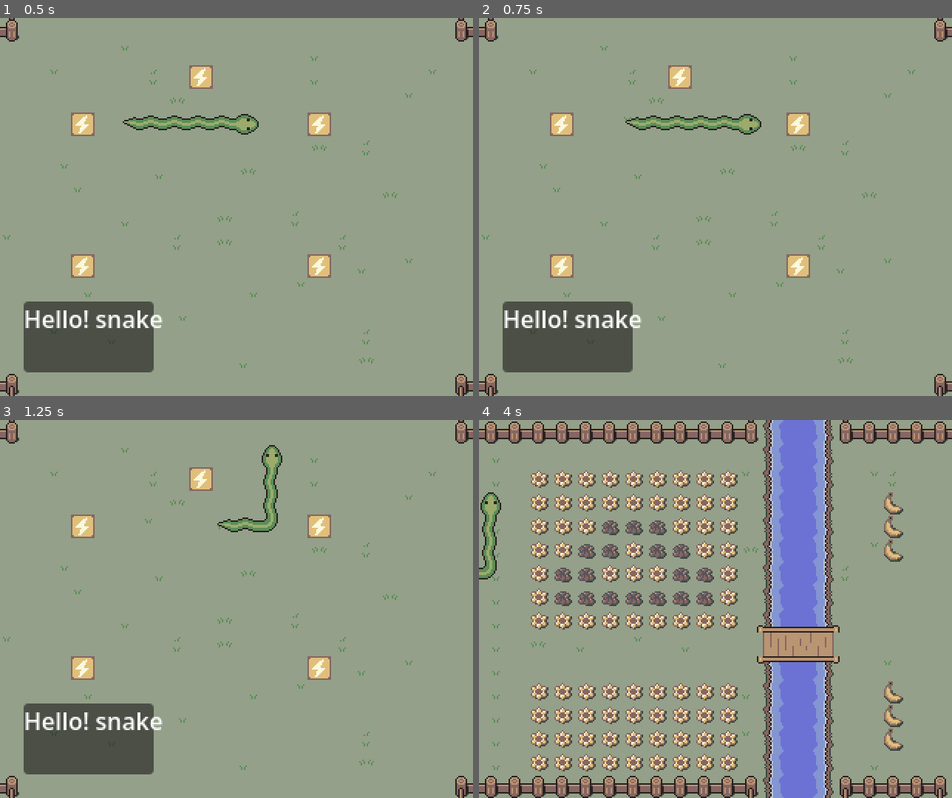
Above: before the commit, frames 1-4 (two rows, left to right).
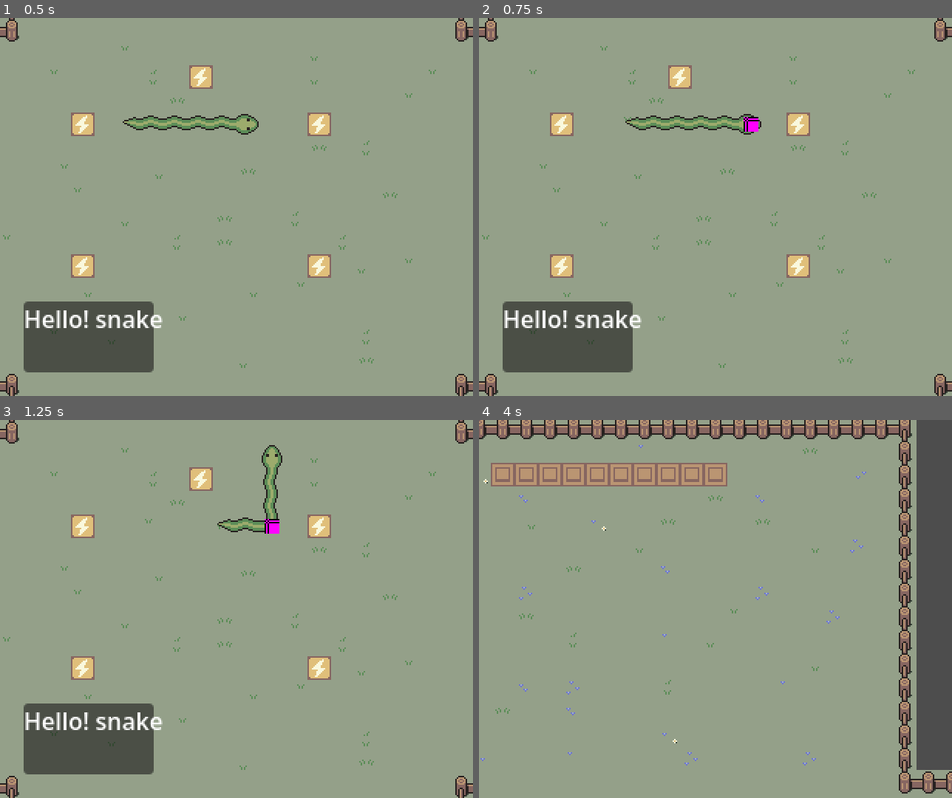
Above: after the commit, the same moments.

Repository: kalgynirae/ld59
Game: Godot game, scene res://scenes/game.tscn
Two runs of this game, one before a commit and one after it. Both use one fixed random seed, a clock stepped at 60 frames per second and the inputs below.
Inputs:
- Up to frame 1 (0.5 s): no input
- Up to frame 2 (0.75 s): hold L (move_right) from 0.53 s (still down); tap K (die, bound only after the commit) at 0.6 s
- Up to frame 3 (1.25 s): keep holding L (move_right)
- Up to frame 4 (4 s): release L (move_right) at 1.28 s; hold J (move_down) 1.28-2.03 s; tap one key every 0.75 s from 1.35 s: D (die, bound only before the commit) E (extend) R (retract) K (die, bound only after the commit); hold L (move_right) 2.03-2.78 s; hold = (speed_up) 2.78-3.53 s; hold H (move_left) from 3.53 s (still down)

Frame 1 is identical in both runs. In frame 2, 0.1% of the frame differs, in the area x 55-60%, y 26-31%; in frame 3, 0.1%; in frame 4, 45%, in the area x 0-100%, y 0-100%.

Commit message:
Support WASD movement

Diff:
--- a/project.godot
+++ b/project.godot
@@ -27,24 +27,28 @@
 "deadzone": 0.2,
 "events": [Object(InputEventKey,"resource_local_to_scene":false,"resource_name":"","device":-1,"window_id":0,"alt_press …(192 unchanged characters)…
 , Object(InputEventKey,"resource_local_to_scene":false,"resource_name":"","device":-1,"window_id":0,"alt_pressed":false …(186 unchanged characters)…
+, Object(InputEventKey,"resource_local_to_scene":false,"resource_name":"","device":-1,"window_id":0,"alt_pressed":false,"shift_pressed":false,"ctrl_pressed":false,"meta_pressed":false,"pressed":false,"keycode":87,"physical_keycode":0,"key_label":0,"unicode":119,"location":0,"echo":false,"script":null)
 ]
 }
 move_down={
 "deadzone": 0.2,
 "events": [Object(InputEventKey,"resource_local_to_scene":false,"resource_name":"","device":-1,"window_id":0,"alt_press …(192 unchanged characters)…
 , Object(InputEventKey,"resource_local_to_scene":false,"resource_name":"","device":-1,"window_id":0,"alt_pressed":false …(186 unchanged characters)…
+, Object(InputEventKey,"resource_local_to_scene":false,"resource_name":"","device":-1,"window_id":0,"alt_pressed":false,"shift_pressed":false,"ctrl_pressed":false,"meta_pressed":false,"pressed":false,"keycode":83,"physical_keycode":0,"key_label":0,"unicode":115,"location":0,"echo":false,"script":null)
 ]
 }
 move_right={
 "deadzone": 0.2,
 "events": [Object(InputEventKey,"resource_local_to_scene":false,"resource_name":"","device":-1,"window_id":0,"alt_press …(192 unchanged characters)…
 , Object(InputEventKey,"resource_local_to_scene":false,"resource_name":"","device":-1,"window_id":0,"alt_pressed":false …(186 unchanged characters)…
+, Object(InputEventKey,"resource_local_to_scene":false,"resource_name":"","device":-1,"window_id":0,"alt_pressed":false,"shift_pressed":false,"ctrl_pressed":false,"meta_pressed":false,"pressed":false,"keycode":68,"physical_keycode":0,"key_label":0,"unicode":100,"location":0,"echo":false,"script":null)
 ]
 }
 move_left={
 "deadzone": 0.2,
 "events": [Object(InputEventKey,"resource_local_to_scene":false,"resource_name":"","device":-1,"window_id":0,"alt_press …(192 unchanged characters)…
 , Object(InputEventKey,"resource_local_to_scene":false,"resource_name":"","device":0,"window_id":0,"alt_pressed":false, …(185 unchanged characters)…
+, Object(InputEventKey,"resource_local_to_scene":false,"resource_name":"","device":-1,"window_id":0,"alt_pressed":false,"shift_pressed":false,"ctrl_pressed":false,"meta_pressed":false,"pressed":false,"keycode":65,"physical_keycode":0,"key_label":0,"unicode":97,"location":0,"echo":false,"script":null)
 ]
 }
 extend={
@@ -59,7 +63,7 @@
 }
 die={
 "deadzone": 0.2,
-"events": [Object(InputEventKey,"resource_local_to_scene":fa …(119 unchanged characters)… ressed":false,"pressed":false,"keycode":68,"physical_keycode":0,"key_label":0,"unicode":100,"location":0,"echo":false,"script":null)
+"events": [Object(InputEventKey,"resource_local_to_scene":fa …(119 unchanged characters)… ressed":false,"pressed":false,"keycode":75,"physical_keycode":0,"key_label":0,"unicode":107,"location":0,"echo":false,"script":null)
 ]
 }
 speed_up={
